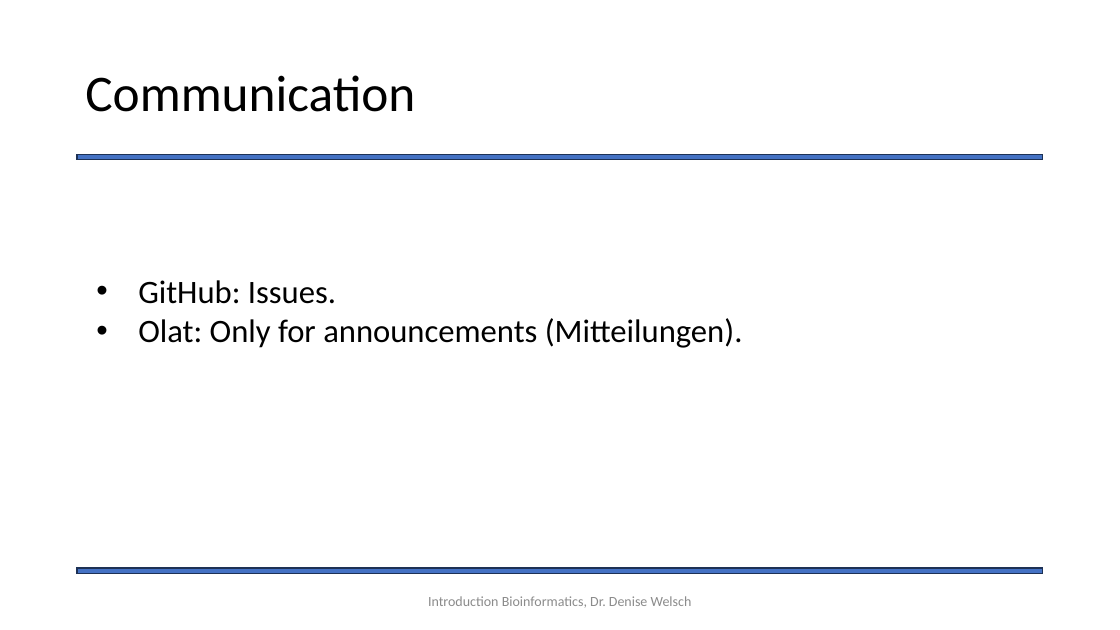
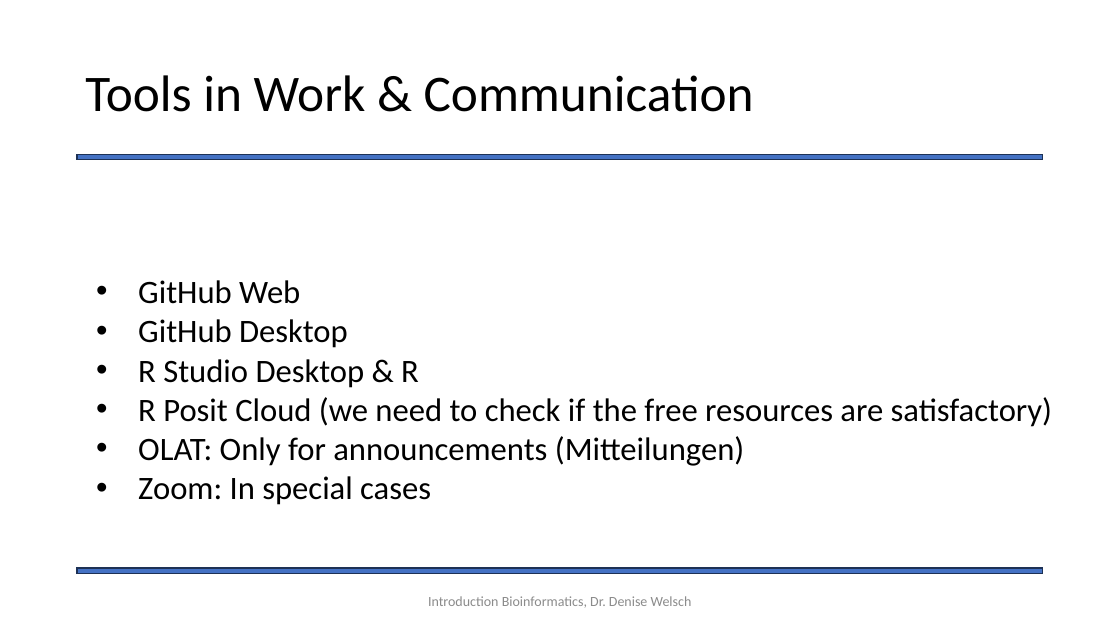
Before and after one commit to Statsomat/BayesTwoProp, a slide deck: slide 3 of documents/Introduction.pptx. Drawn at 1120x630 pixels with LibreOffice and Linux fonts; fonts in the diff are those of the drawing. Boxes give left, top, right and bottom in pixels: in the first picture for what was removed or moved away, otherwise in the second. Text is boxed around its words. In the diff, an @@ line names an element or a change of style, - is before the commit and + after.

```diff
--- a/documents/Introduction.pptx
+++ b/documents/Introduction.pptx
@@ title at (85, 75, 754, 112): text changed @@
-Communication
+Tools in Work & Communication
@@ text at (138, 280, 1052, 505): text changed @@
-• GitHub: Issues.
-• Olat: Only for announcements (Mitteilungen).
+• GitHub Web
+• GitHub Desktop
+• R Studio Desktop & R
+• R Posit Cloud (we need to check if the free resources are satisfactory)
+• OLAT: Only for announcements (Mitteilungen)
+• Zoom: In special cases
```
Also in this commit, not shown: 11 other slides changed, 1 other file.
